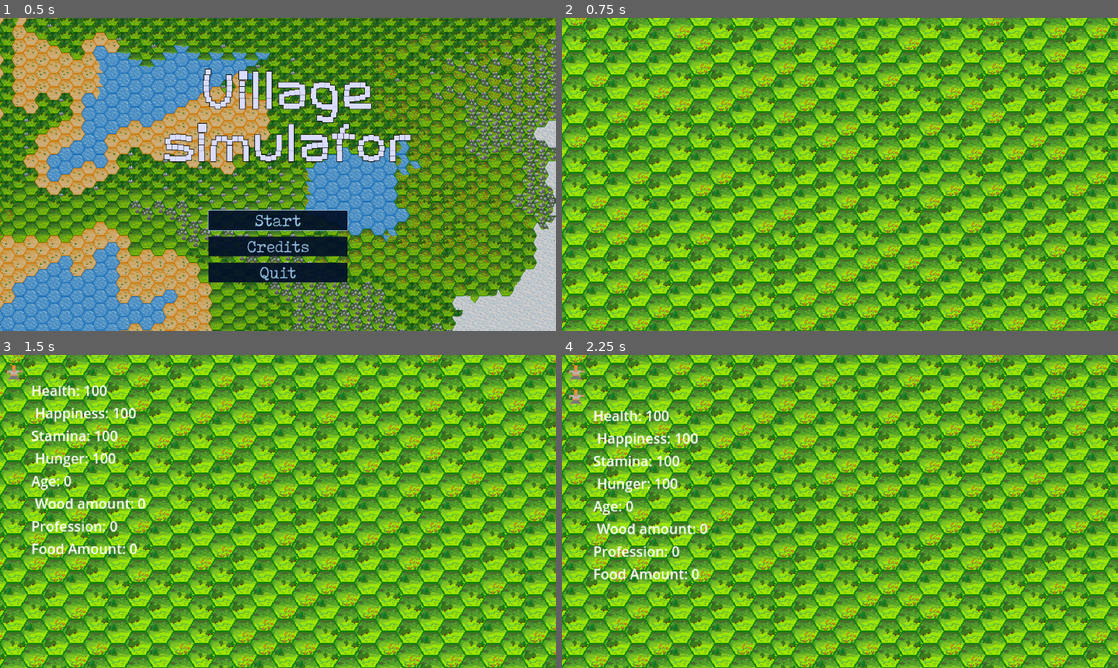
Above: before the commit, frames 1-4 (two rows, left to right).
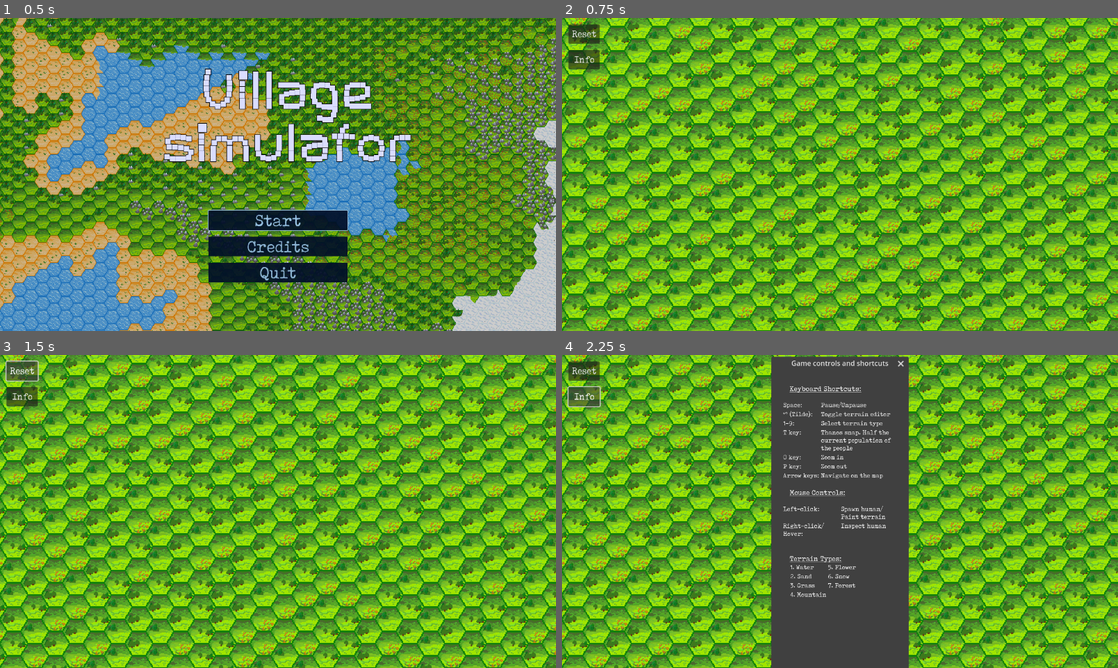
Above: after the commit, the same moments.

Repository: IsStephy/Game_TM_2
Game: Godot game, scene res://scenes/intro_scene.tscn
Two runs of this game, one before a commit and one after it. Both use one fixed random seed, a clock stepped at 60 frames per second and the inputs below. Video files are missing from this copy of the repository; at most half a second of black plays in their place.
Inputs (mouse positions are in pixels of both pictures, inside the frame that each line leads up to):
- Up to frame 1 (0.5 s): no input
- Up to frame 2 (0.75 s): click "Start" at 0.5 s
- Up to frame 3 (1.5 s): click (22, 370) at 1.25 s, where only the run after the commit has a clickable "Reset"
- Up to frame 4 (2.25 s): click (584, 395) at 2 s, where only the run after the commit has a clickable "Info"

Frame 1 is identical in both runs. In frame 2, 0.7% of the frame differs, in the area x 1-7%, y 2-17%; in frame 3, 2.8%; in frame 4, 28%, in the area x 1-63%, y 0-100%.

Commit message:
Added reset and info

Diff:
--- a/Grid_map/game_of_life/scenes/human_cell.gd
+++ b/Grid_map/game_of_life/scenes/human_cell.gd
@@ -261,6 +261,8 @@
 
 # Preload the house texture
 var house_texture = preload("res://assets/buildings/house.png")
+var houses = []
+var house_sprites = []
 # Function to build a house if the human has enough wood
 func build_house():
 	if house_count < 1:  # Ensure only one house is built
@@ -276,6 +278,9 @@
 		# Add the sprite to the scene (parent node)
 		get_parent().add_child(house_sprite)
 		print("House built! Total houses constructed: ", house_count)
+
+		houses.append(random_pos)
+		house_sprites.append(house_sprite)
 # Get a random position within the map for constructing a house
 # Get a random position within a 10-tile radius where the weight is 1 (e.g., grass area)
 func get_random_position_for_house() -> Vector2i:
--- a/Grid_map/game_of_life/scenes/main.gd
+++ b/Grid_map/game_of_life/scenes/main.gd
@@ -8,6 +8,8 @@
 @onready var camera = $CharacterBody2D/Camera2D
 @onready var tile_map = $TileMapLayer
 @onready var astar = AStar2D.new()
+@onready var reset_button = $CanvasLayer/ResetBtn
+@onready var info_button = $CanvasLayer/InfoBtn
 
 var current_brush: String = ""
 var terrain_mode: bool = false
@@ -32,6 +34,10 @@
 var church_check_timer := 0.0
 var church_check_interval := 10.0
 
+var houses = []
+var house_sprites = []
+var house_count = 0
+
 var terrain_tiles = {
 	"water": [Vector2i(5, 24)],
 	"sand": [Vector2i(0, 17), Vector2i(1, 17), Vector2i(2, 17), Vector2i(3, 17), Vector2i(4, 17), Vector2i(0, 18), Vector2i(1, 18), Vector2i(2, 18), Vector2i(4, 19), Vector2i(4, 19), Vector2i(4, 0)],
@@ -64,6 +70,12 @@
 @onready var details_label = Label.new()
 
 func _ready():
+	humans = []
+	churches = []
+	houses = []
+	house_sprites = []
+	house_count = 0
+
 	setup_terrain_ui()
 	if noise_height_text and noise_height_text.noise:
 		noise_height_text.noise.seed = randi()
@@ -96,6 +108,9 @@
 	camera.limit_bottom = map_size.y - 1
 
 	camera.make_current()
+
+	reset_button.pressed.connect(reset_simulation)
+	info_button.pressed.connect(show_info_popup)
 
 func setup_camera_limits():
 	var tile_size: Vector2i = tile_map.tile_set.tile_size
@@ -556,16 +571,73 @@
 func hide_human_stats():
 	details_label.hide()
 
-#func delete_half_of_humans():
-	#if humans.size() <= 1:
-		#print("Not enough humans to delete.")
-		#return
-#
-	#var to_remove = humans.size() / 2
-	#print("Deleting ", to_remove, " humans...")
-#
-	#for i in range(to_remove):
-		#var human = humans.pop_back()
-		#if human:
-			#remove_human(human)
-			#queue_free()
+func register_house(house_position: Vector2i, house_sprite: Sprite2D):
+	houses.append(house_position)
+	house_sprites.append(house_sprite)
+	house_count += 1
+	add_child(house_sprite)
+
+func reset_simulation():
+	print("Resetting simulation...")
+
+	# Clear all humans
+	for human in humans:
+		if is_instance_valid(human):
+			human.queue_free()
+	humans.clear()
+
+	flower_life_queue.clear()
+	print("Simulation reset complete")
+
+var popup_font = preload("res://assets/fonts/Tox Typewriter.ttf")
+
+func show_info_popup():
+	var info_popup = AcceptDialog.new()
+	info_popup.title = "Game controls and shortcuts"
+	info_popup.size = Vector2(300, 200)
+
+	var rich_text = RichTextLabel.new()
+	rich_text.bbcode_enabled = true
+	rich_text.fit_content = true
+	rich_text.scroll_active = false
+	rich_text.autowrap_mode = TextServer.AUTOWRAP_WORD_SMART
+	rich_text.size_flags_vertical = Control.SIZE_EXPAND_FILL
+	rich_text.add_theme_font_override("normal_font", popup_font)
+	rich_text.add_theme_font_size_override("normal_font_size", 16)
+
+	var margin = MarginContainer.new()
+	margin.add_theme_constant_override("margin_left", 10)
+	margin.add_theme_constant_override("margin_right", 10)
+	margin.add_theme_constant_override("margin_top", 5)
+	margin.add_theme_constant_override("margin_bottom", 20)
+	margin.add_child(rich_text)
+	info_popup.add_child(margin)
+
+	rich_text.text = "
+	[font_size=18][u]Keyboard Shortcuts:[/u][/font_size]
+	[table=2][cell]Space:[/cell][cell]Pause/Unpause[/cell]
+	[cell]~ (Tilde):[/cell][cell]Toggle terrain editor[/cell]
+	[cell]1-9:[/cell][cell]Select terrain type[/cell]
+	[cell]T key:[/cell][cell]Thanos snap. Half the current population of the people[/cell]
+	[cell]O key:[/cell][cell]Zoom in[/cell]
+	[cell]P key:[/cell][cell]Zoom out[/cell]
+	[cell]Arrow keys:[/cell][cell]Navigate on the map[/cell][/table]
+
+	[font_size=18][u]Mouse Controls:[/u][/font_size]
+	[table=2][cell]Left-click:[/cell][cell]Spawn human/Paint terrain[/cell]
+	[cell]Right-click/Hover:[/cell][cell]Inspect human[/cell][/table]
+
+	[font_size=18][u]Terrain Types:[/u][/font_size]
+	[table=2][cell]1. Water[/cell][cell]5. Flower[/cell]
+	[cell]2. Sand[/cell][cell]6. Snow[/cell]
+	[cell]3. Grass[/cell][cell]7. Forest[/cell]
+	[cell]4. Mountain[/cell][/table]
+	"
+
+	var vbox = VBoxContainer.new()
+	vbox.add_child(rich_text)
+	vbox.add_child(Control.new())  # Empty spacer
+	margin.add_child(vbox)
+
+	add_child(info_popup)
+	info_popup.popup_centered()
--- a/Grid_map/game_of_life/scenes/main.tscn
+++ b/Grid_map/game_of_life/scenes/main.tscn
@@ -1,9 +1,10 @@
-[gd_scene load_steps=14 format=3 uid="uid://4upwiylptlrp"]
+[gd_scene load_steps=15 format=3 uid="uid://4upwiylptlrp"]
 
 [ext_resource type="Script" path="res://scenes/main.gd" id="1_sg7kk"]
 [ext_resource type="PackedScene" uid="uid://cue0st352a3a7" path="res://scenes/tile_map_layer.tscn" id="1_xq4sr"]
 [ext_resource type="Texture2D" uid="uid://dpghs5xi1nbib" path="res://assets/tile_map/merged_output.png" id="3_wfchj"]
 [ext_resource type="Script" path="res://scenes/character_body_2d.gd" id="4_jd7uj"]
+[ext_resource type="FontFile" uid="uid://dcv0uni5ios3o" path="res://assets/fonts/Tox Typewriter.ttf" id="5_its4j"]
 
 [sub_resource type="Gradient" id="Gradient_d8dha"]
 interpolation_mode = 1
@@ -1740,3 +1741,23 @@
 zoom = Vector2(0.5, 0.5)
 
 [node name="Timer" type="Timer" parent="."]
+
+[node name="CanvasLayer" type="CanvasLayer" parent="."]
+
+[node name="ResetBtn" type="Button" parent="CanvasLayer"]
+offset_left = 15.0
+offset_top = 15.0
+offset_right = 87.0
+offset_bottom = 59.0
+theme_override_fonts/font = ExtResource("5_its4j")
+theme_override_font_sizes/font_size = 23
+text = "Reset"
+
+[node name="InfoBtn" type="Button" parent="CanvasLayer"]
+offset_left = 15.0
+offset_top = 74.0
+offset_right = 87.0
+offset_bottom = 118.0
+theme_override_fonts/font = ExtResource("5_its4j")
+theme_override_font_sizes/font_size = 23
+text = "Info"
